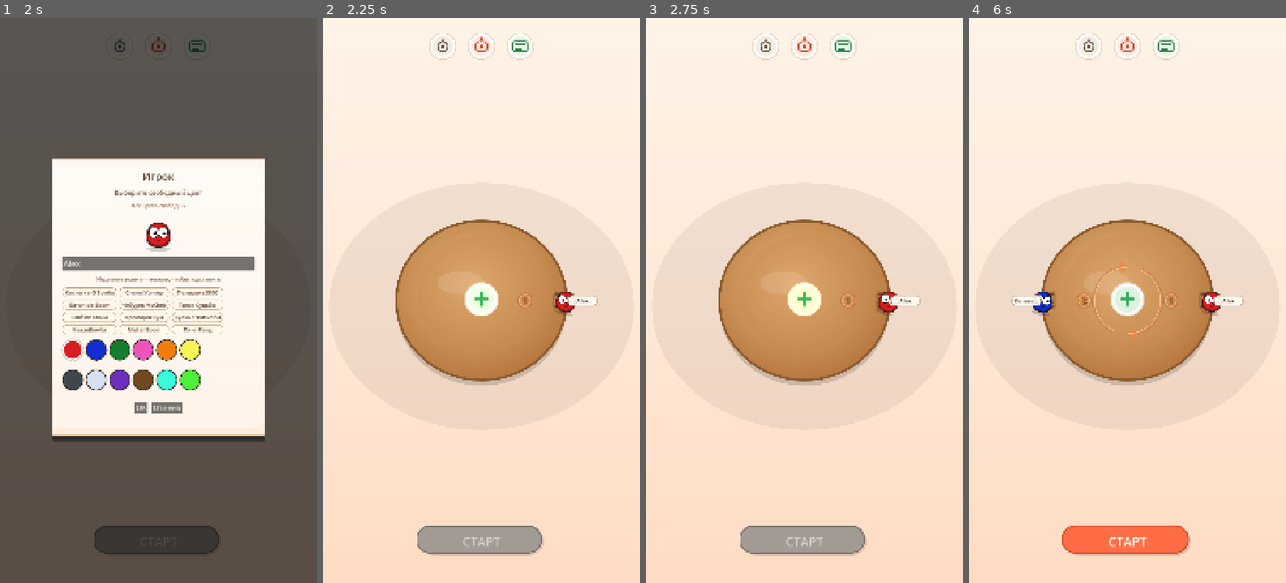
Above: before the commit, frames 1-4 (left to right).
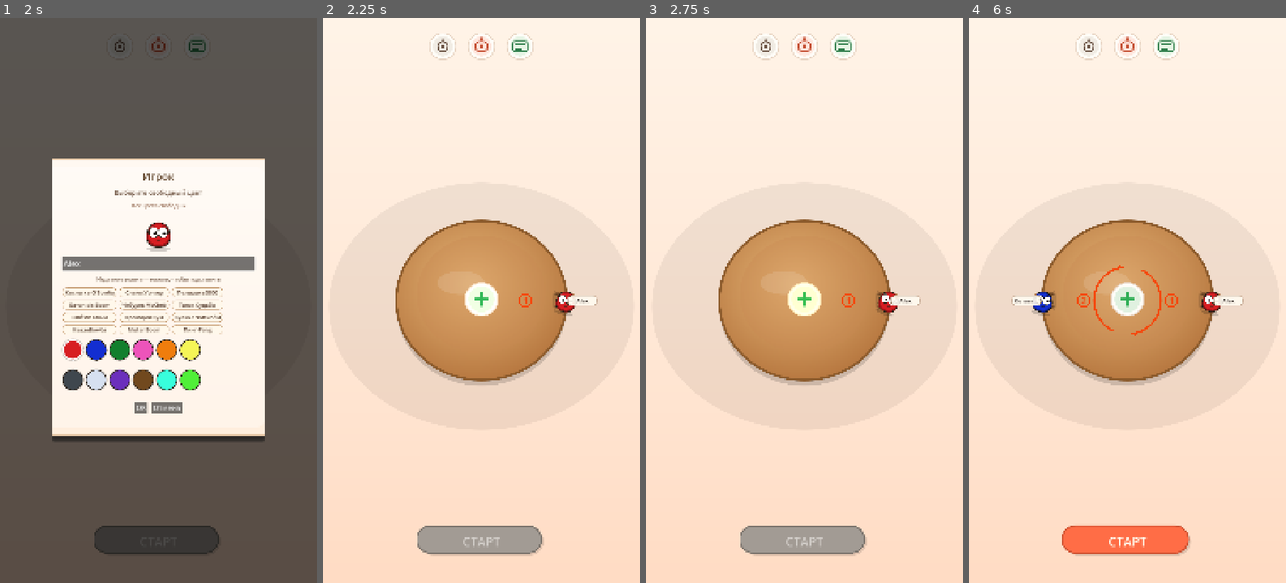
Above: after the commit, the same moments.

Repository: GGamezebo/GodBomb
Game: Godot game, scene res://main.tscn
The game is run twice, just before and just after one commit, with the same random seed, the same clock (stepped at 60 frames per second) and the same inputs.
Inputs (mouse positions are in pixels of both pictures, inside the frame that each line leads up to):
- Up to frame 1 (2 s): click (158, 300) at 0.5 s; click (158, 260) at 1.27 s; type "Alex" at 1.35 s
- Up to frame 2 (2.25 s): click "OK" at 2 s
- Up to frame 3 (2.75 s): no input
- Up to frame 4 (6 s): click (1165, 46) at 2.75 s; click "Закрыть" at 3.5 s; click (1127, 300) at 4.25 s; click "Котлетка-O'Бомба" at 5 s; click "OK" at 5.75 s

Frame 1 is identical in both runs. In frame 2, less than 0.1% of the frame differs, in the area x 61-66%, y 48-52%; in frame 3, less than 0.1%; in frame 4, 0.4%, in the area x 34-66%, y 43-57%.

Commit message:
arrows and numbers

Diff:
--- a/src/features/player_selection/player_selection_widget.gd
+++ b/src/features/player_selection/player_selection_widget.gd
@@ -33,6 +33,7 @@
 const TOP_BAR_BOTTOM_FALLBACK := 160.0
 const BADGE_GAP_AFTER_ARROWS := 16.0
 const BADGE_MIN_FROM_SEAT := 72.0
+const DRAG_ORDER_ALPHA := 0.75
 
 var _player_icons: Array[PlayerIcon] = []
 var _chairs: Array[TextureRect] = []
@@ -256,6 +257,14 @@
 	return button_radius
 
 
+func _set_order_markers_drag_dimmed(dimmed: bool) -> void:
+	var alpha := DRAG_ORDER_ALPHA if dimmed else 1.0
+	if _turn_order_arrows:
+		_turn_order_arrows.set_drag_alpha(alpha)
+	if _order_badges_layer:
+		_order_badges_layer.modulate = Color(1, 1, 1, alpha)
+
+
 func _seat_badge_local_for_index(index: int, player_count: int) -> Vector2:
 	var center := table_area.size * 0.5
 	var seat_local := _seat_local_for_index(index, player_count)
@@ -478,8 +487,7 @@
 	_set_remove_mode(true)
 	_dismiss_swap_idle_hint()
 	_refresh_table_hint()
-	if _turn_order_arrows:
-		_turn_order_arrows.set_dimmed(true)
+	_set_order_markers_drag_dimmed(true)
 	for other in _player_icons:
 		if other != icon:
 			other.swap_target = null
@@ -599,9 +607,8 @@
 	_set_remove_mode(false)
 	_remove_hint_active = false
 	_swap_drag_hint_active = false
-	if _turn_order_arrows:
-		_turn_order_arrows.set_dimmed(false)
-		_refresh_turn_order()
+	_set_order_markers_drag_dimmed(false)
+	_refresh_turn_order()
 	_clear_chair_highlights()
 
 	if add_player_button and _rect_overlaps(icon, add_player_button) and icon == _dragging_icon:
--- a/src/features/player_selection/seat_order_badge.gd
+++ b/src/features/player_selection/seat_order_badge.gd
@@ -16,10 +16,8 @@
 	_label.horizontal_alignment = HORIZONTAL_ALIGNMENT_CENTER
 	_label.vertical_alignment = VERTICAL_ALIGNMENT_CENTER
 	_label.mouse_filter = Control.MOUSE_FILTER_IGNORE
-	_label.add_theme_font_size_override("font_size", 30)
-	_label.add_theme_color_override("font_color", Color(0.96, 0.5, 0.2, 1))
-	_label.add_theme_color_override("font_outline_color", Color(0.2, 0.11, 0.06, 0.9))
-	_label.add_theme_constant_override("outline_size", 6)
+	_label.add_theme_font_size_override("font_size", 32)
+	_label.add_theme_color_override("font_color", TurnOrderArrowsLayer.ACCENT)
 	add_child(_label)
 
 
@@ -33,8 +31,8 @@
 	scale = Vector2.ONE
 	modulate = Color.WHITE
 	var tween := create_tween()
-	tween.parallel().tween_property(self, "scale", Vector2(1.24, 1.24), flash_duration * 0.45).set_trans(Tween.TRANS_BACK)
-	tween.parallel().tween_property(self, "modulate", Color(0.78, 0.76, 0.74, 1), flash_duration * 0.45)
+	tween.parallel().tween_property(self, "scale", Vector2(1.22, 1.22), flash_duration * 0.45).set_trans(Tween.TRANS_SINE)
+	tween.parallel().tween_property(self, "modulate", Color(1.08, 0.88, 0.82, 1), flash_duration * 0.45)
 	tween.parallel().tween_property(self, "scale", Vector2.ONE, flash_duration * 0.55).set_trans(Tween.TRANS_SINE)
 	tween.parallel().tween_property(self, "modulate", Color.WHITE, flash_duration * 0.55)
 
@@ -42,6 +40,4 @@
 func _draw() -> void:
 	var center := size * 0.5
 	var radius := minf(size.x, size.y) * 0.44
-	draw_arc(center, radius + 2.5, 0.0, TAU, 48, Color(0.1, 0.06, 0.04, 0.14), 4.5, true)
-	draw_arc(center, radius, 0.0, TAU, 48, Color(0.93, 0.52, 0.28, 0.95), 3.0, true)
-	draw_arc(center, radius - 2.0, 0.0, TAU, 48, Color(1.0, 0.84, 0.58, 0.6), 1.5, true)
+	draw_arc(center, radius, 0.0, TAU, 48, TurnOrderArrowsLayer.ACCENT, 3.5, true)
--- a/src/features/player_selection/turn_order_arrows_layer.gd
+++ b/src/features/player_selection/turn_order_arrows_layer.gd
@@ -1,21 +1,26 @@
 class_name TurnOrderArrowsLayer
 extends Control
 
+const ACCENT := Color(0.96, 0.28, 0.05, 1.0)
 const SEGMENTS := 28
 const RING_MARGIN := 42.0
 const GAP_ANGLE := 0.42
-const STROKE := 5.0
-const HIGHLIGHT_STROKE := 2.0
+const STROKE := 6.0
+const HEAD_LENGTH := 20.0
+const HEAD_WIDTH := 14.0
+const TAIL_LENGTH := 7.0
+const TAIL_WIDTH := 5.0
 
 var _table_size: Vector2 = Vector2.ZERO
 var _center_button_radius: float = 72.0
-var _alpha_scale: float = 0.4
+var _alpha_scale: float = 1.0
 var _pulse_boost: float = 1.0
-var _dimmed: bool = false
+var _drag_alpha: float = 1.0
+var _show_arrows: bool = false
 
 
 static func min_clearance_radius(center_button_radius: float) -> float:
-	return center_button_radius + RING_MARGIN + STROKE + 3.0
+	return center_button_radius + RING_MARGIN + STROKE + 4.0
 
 
 func _ready() -> void:
@@ -31,18 +36,21 @@
 ) -> void:
 	_table_size = table_size
 	_center_button_radius = center_button_radius
-	_alpha_scale = 0.85 if can_start else 0.45
+	_alpha_scale = 1.0 if can_start else 0.85
 	_pulse_boost = 1.0
-	visible = show and not _dimmed
+	_show_arrows = show
+	visible = show
 	queue_redraw()
 
 
 func set_dimmed(dimmed: bool) -> void:
-	_dimmed = dimmed
-	if _dimmed:
-		visible = false
-	else:
-		queue_redraw()
+	set_drag_alpha(0.75 if dimmed else 1.0)
+
+
+func set_drag_alpha(alpha: float) -> void:
+	_drag_alpha = clampf(alpha, 0.0, 1.0)
+	visible = _show_arrows
+	queue_redraw()
 
 
 func play_start_pulse() -> void:
@@ -65,45 +73,41 @@
 
 	var center := _table_size * 0.5
 	var radius := (_center_button_radius + RING_MARGIN) * _pulse_boost
-	var alpha := clampf(_alpha_scale * _pulse_boost, 0.0, 1.0)
-	var shadow := Color(0.12, 0.08, 0.06, alpha * 0.16)
-	var track := Color(0.72, 0.68, 0.64, alpha * 0.55)
-	var main := Color(0.94, 0.52, 0.3, alpha) if alpha > 0.55 else Color(0.58, 0.55, 0.52, alpha)
-	var shine := Color(1.0, 0.78, 0.55, alpha * 0.95)
+	var alpha := clampf(_alpha_scale * _pulse_boost * _drag_alpha, 0.0, 1.0)
+	var color := Color(ACCENT.r, ACCENT.g, ACCENT.b, ACCENT.a * alpha)
 
-	# Two symmetric clockwise chevrons around the center button; gaps at bottom.
 	var arc_span := (TAU - GAP_ANGLE * 2.0) * 0.5
 	var arc_a_start := PI * 0.5 + GAP_ANGLE
 	var arc_a_end := arc_a_start + arc_span
 	var arc_b_start := arc_a_end + GAP_ANGLE
 	var arc_b_end := arc_b_start + arc_span
 
-	_draw_modern_arc(center, radius + 2.0, arc_a_start, arc_a_end, shadow, STROKE + 2.0, false)
-	_draw_modern_arc(center, radius + 2.0, arc_b_start, arc_b_end, shadow, STROKE + 2.0, false)
-	_draw_modern_arc(center, radius, arc_a_start, arc_a_end, track, STROKE + 1.0, false)
-	_draw_modern_arc(center, radius, arc_b_start, arc_b_end, track, STROKE + 1.0, false)
-	_draw_modern_arc(center, radius, arc_a_start, arc_a_end, main, STROKE, true)
-	_draw_modern_arc(center, radius, arc_b_start, arc_b_end, main, STROKE, true)
-	_draw_modern_arc(center, radius - 1.5, arc_a_start, arc_a_end, shine, HIGHLIGHT_STROKE, false)
-	_draw_modern_arc(center, radius - 1.5, arc_b_start, arc_b_end, shine, HIGHLIGHT_STROKE, false)
+	_draw_arrow_arc(center, radius, arc_a_start, arc_a_end, color, STROKE)
+	_draw_arrow_arc(center, radius, arc_b_start, arc_b_end, color, STROKE)
 
 
-func _draw_modern_arc(
+func _draw_arrow_arc(
 	center: Vector2,
 	radius: float,
 	angle_from: float,
 	angle_to: float,
 	color: Color,
-	width: float,
-	with_head: bool
+	width: float
 ) -> void:
 	var points := _arc_points(center, radius, angle_from, angle_to)
 	if points.size() < 2:
 		return
+
+	var forward_start := (points[1] - points[0]).normalized()
+	var forward_end := (points[-1] - points[-2]).normalized()
+	var head_trim := HEAD_LENGTH * 0.55
+	var tail_trim := TAIL_LENGTH * 0.55
+	points[0] = points[0] + forward_start * tail_trim
+	points[-1] = points[-1] - forward_end * head_trim
+
 	draw_polyline(points, color, width, true)
-	if with_head:
-		var tip_dir := (points[-1] - points[-2]).normalized()
-		_draw_chevron_head(points[-1], tip_dir, color, width)
+	_draw_sharp_tip(points[-1], forward_end, color, HEAD_LENGTH, HEAD_WIDTH)
+	_draw_sharp_tip(points[0], -forward_start, color, TAIL_LENGTH, TAIL_WIDTH)
 
 
 func _arc_points(center: Vector2, radius: float, angle_from: float, angle_to: float) -> PackedVector2Array:
@@ -116,13 +120,17 @@
 	return points
 
 
-func _draw_chevron_head(tip: Vector2, direction: Vector2, color: Color, width: float) -> void:
+func _draw_sharp_tip(tip: Vector2, direction: Vector2, color: Color, tip_length: float, tip_width: float) -> void:
 	if direction.length_squared() < 0.001:
 		return
-	var size := 10.0 + width * 1.6
-	var depth := 14.0 + width * 1.2
+	direction = direction.normalized()
 	var ortho := direction.orthogonal()
-	var base := tip - direction * depth
-	var wing := ortho * size
-	var notch := base - direction * (depth * 0.42)
-	draw_colored_polygon(PackedVector2Array([tip, base + wing, notch, base - wing]), color)
+	var base := tip - direction * tip_length
+	draw_colored_polygon(
+		PackedVector2Array([
+			tip,
+			base + ortho * tip_width * 0.5,
+			base - ortho * tip_width * 0.5,
+		]),
+		color
+	)
